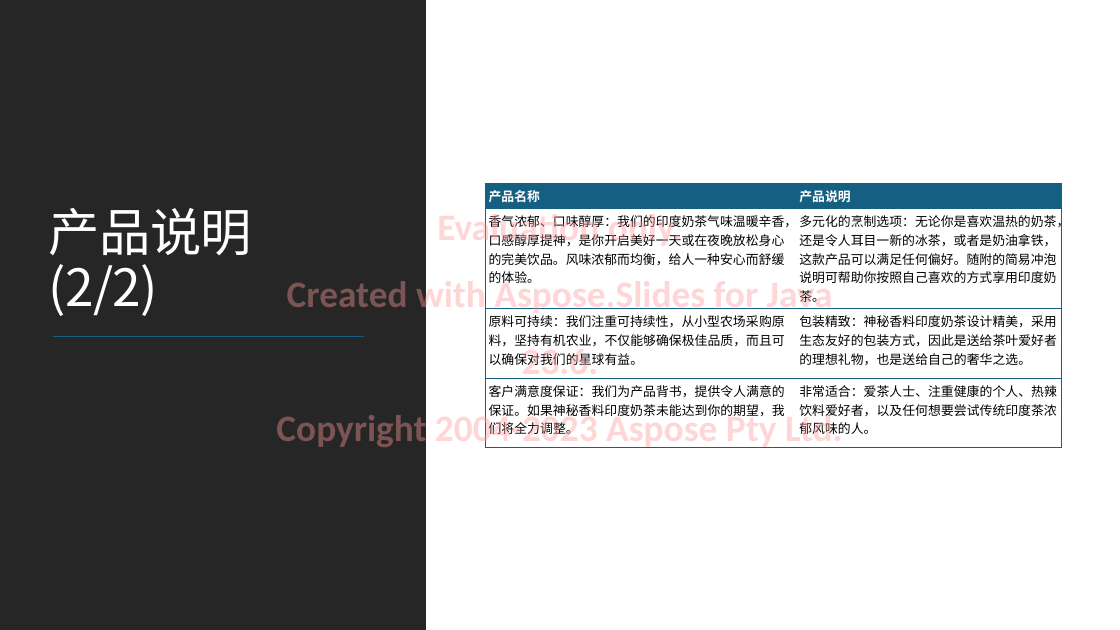
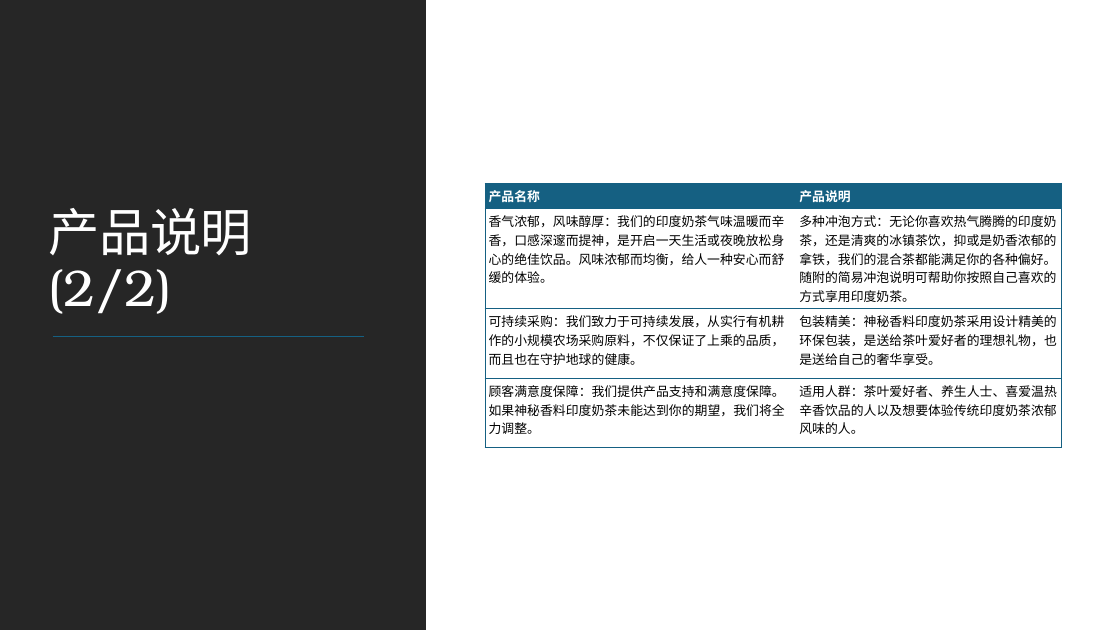
Before and after one commit to MicrosoftLearning/MS-4004-Empower-workforce-copilot-use-cases.zh-cn, a slide deck: slide 6 of ResourceFiles/Mystic Spice Premium Chai Market Analysis Presentation.pptx. Drawn at 1120x630 pixels with LibreOffice and Linux fonts; fonts in the diff are those of the drawing. Boxes give left, top, right and bottom in pixels: in the first picture for what was removed or moved away, otherwise in the second. Text is boxed around its words. In the diff, an @@ line names an element or a change of style, - is before the commit and + after.

```diff
--- a/ResourceFiles/Mystic Spice Premium Chai Market Analysis Presentation.pptx
+++ b/ResourceFiles/Mystic Spice Premium Chai Market Analysis Presentation.pptx
@@ title "产品说明 (2/2)" at <box>48,208,252,314</box>: font Noto Sans CJK SC to TeX Gyre Bonum in "(2/2)" @@
@@ table at <box>486,183,1062,447</box> @@
-row 2, column 1: 香气浓郁、口味醇厚：我们的印度奶茶气味温暖辛香，口感醇厚提神，是你开启美好一天或在夜晚放松身心的完美饮品。风味浓郁而均衡，给人一种安心而舒缓的体验。
+row 2, column 1: 香气浓郁，风味醇厚：我们的印度奶茶气味温暖而辛香，口感深邃而提神，是开启一天生活或夜晚放松身心的绝佳饮品。风味浓郁而均衡，给人一种安心而舒缓的体验。
-row 2, column 2: 多元化的烹制选项：无论你是喜欢温热的奶茶，还是令人耳目一新的冰茶，或者是奶油拿铁，这款产品可以满足任何偏好。随附的简易冲泡说明可帮助你按照自己喜欢的方式享用印度奶茶。
+row 2, column 2: 多种冲泡方式：无论你喜欢热气腾腾的印度奶茶，还是清爽的冰镇茶饮，抑或是奶香浓郁的拿铁，我们的混合茶都能满足你的各种偏好。随附的简易冲泡说明可帮助你按照自己喜欢的方式享用印度奶茶。
-row 3, column 1: 原料可持续：我们注重可持续性，从小型农场采购原料，坚持有机农业，不仅能够确保极佳品质，而且可以确保对我们的星球有益。
+row 3, column 1: 可持续采购：我们致力于可持续发展，从实行有机耕作的小规模农场采购原料，不仅保证了上乘的品质，而且也在守护地球的健康。
-row 3, column 2: 包装精致：神秘香料印度奶茶设计精美，采用生态友好的包装方式，因此是送给茶叶爱好者的理想礼物，也是送给自己的奢华之选。
+row 3, column 2: 包装精美：神秘香料印度奶茶采用设计精美的环保包装，是送给茶叶爱好者的理想礼物，也是送给自己的奢华享受。
-row 4, column 1: 客户满意度保证：我们为产品背书，提供令人满意的保证。如果神秘香料印度奶茶未能达到你的期望，我们将全力调整。
+row 4, column 1: 顾客满意度保障：我们提供产品支持和满意度保障。如果神秘香料印度奶茶未能达到你的期望，我们将全力调整。
-row 4, column 2: 非常适合：爱茶人士、注重健康的个人、热辣饮料爱好者，以及任何想要尝试传统印度茶浓郁风味的人。
+row 4, column 2: 适用人群：茶叶爱好者、养生人士、喜爱温热辛香饮品的人以及想要体验传统印度奶茶浓郁风味的人。
@@ font Noto Sans CJK SC to Lato in "产品名称", "产品说明" @@
@@ text removed at <box>276,276,843,448</box> @@
-Evaluation only.
-Created with Aspose.Slides for Java 23.6.
-Copyright 2004-2023 Aspose Pty Ltd.
```
Also in this commit, not shown: 13 other slides changed, 18 other files.
